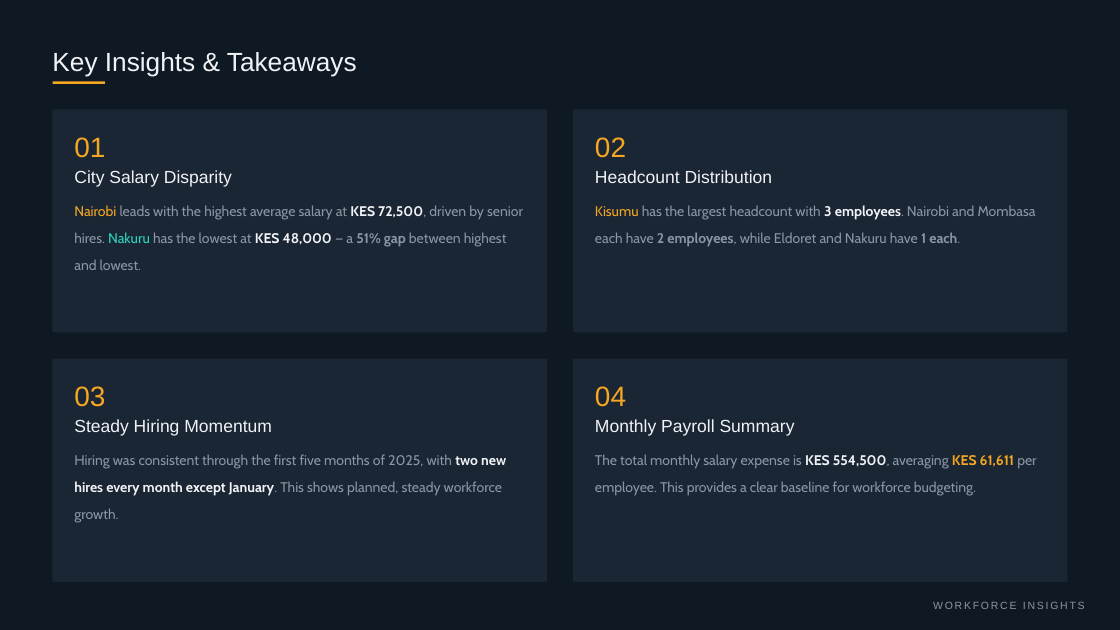
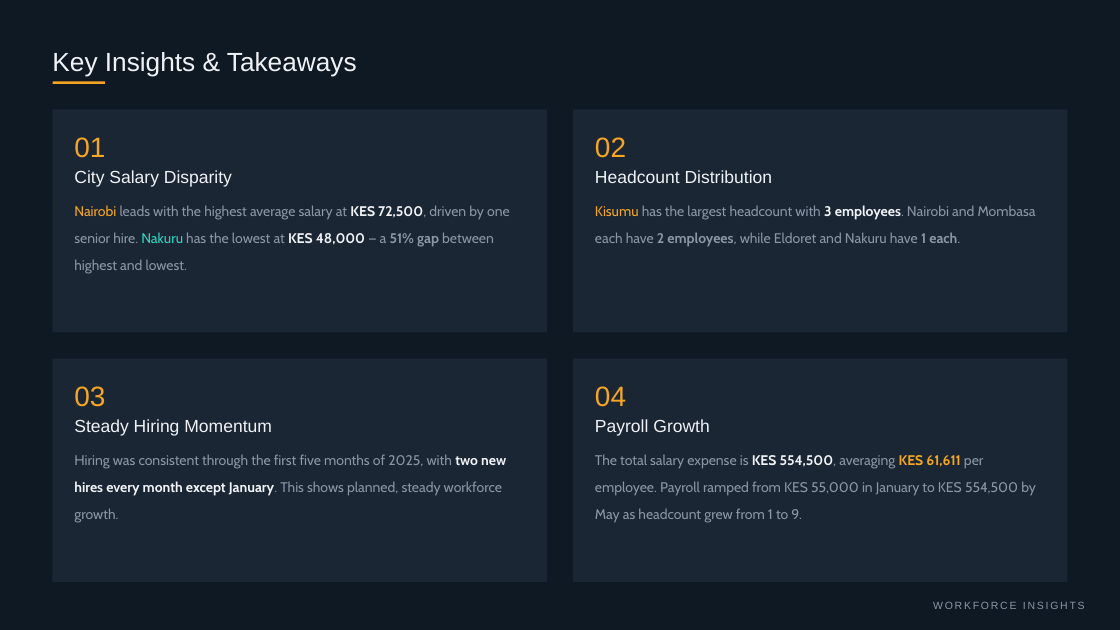
Before and after one commit to Riq-wq/employee-salary-headcount-dashboard, a slide deck: slide 15 of reports/Employee Salary & Headcount Dashboard.pptx (slide 14 before the commit). Drawn at 1120x630 pixels with LibreOffice and Linux fonts; fonts in the diff are those of the drawing. Boxes give left, top, right and bottom in pixels: in the first picture for what was removed or moved away, otherwise in the second. Text is boxed around its words. In the diff, an @@ line names an element or a change of style, - is before the commit and + after.

```diff
--- a/reports/Employee Salary & Headcount Dashboard.pptx
+++ b/reports/Employee Salary & Headcount Dashboard.pptx
@@ text at (x1=74, y1=205, x2=510, y2=274): text changed @@
-Nairobi leads with the highest average salary at KES 72,500, driven by senior hires. Nakuru has the lowest at KES 48,000 — a 51% gap between highest and lowest.
+Nairobi leads with the highest average salary at KES 72,500, driven by one senior hire. Nakuru has the lowest at KES 48,000 — a 51% gap between highest and lowest.
@@ text at (x1=595, y1=419, x2=709, y2=436): text changed @@
-Monthly Payroll Summary
+Payroll Growth
@@ text at (x1=595, y1=454, x2=1036, y2=523): text changed @@
-The total monthly salary expense is KES 554,500, averaging KES 61,611 per employee. This provides a clear baseline for workforce budgeting.
+The total salary expense is KES 554,500, averaging KES 61,611 per employee. Payroll ramped from KES 55,000 in January to KES 554,500 by May as headcount grew from 1 to 9.
```
Also in this commit, not shown: 4 other slides changed, 1 slide added, 3 other files.
